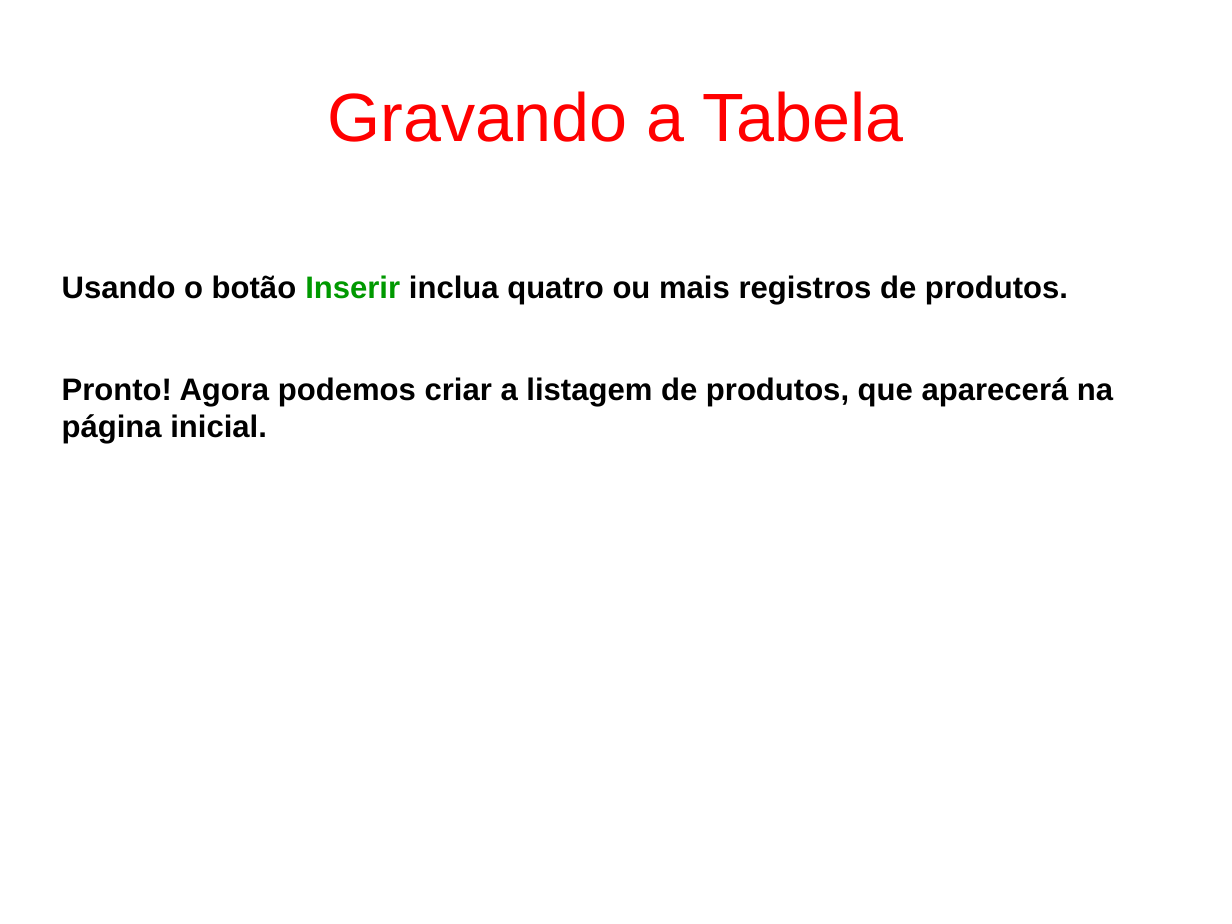
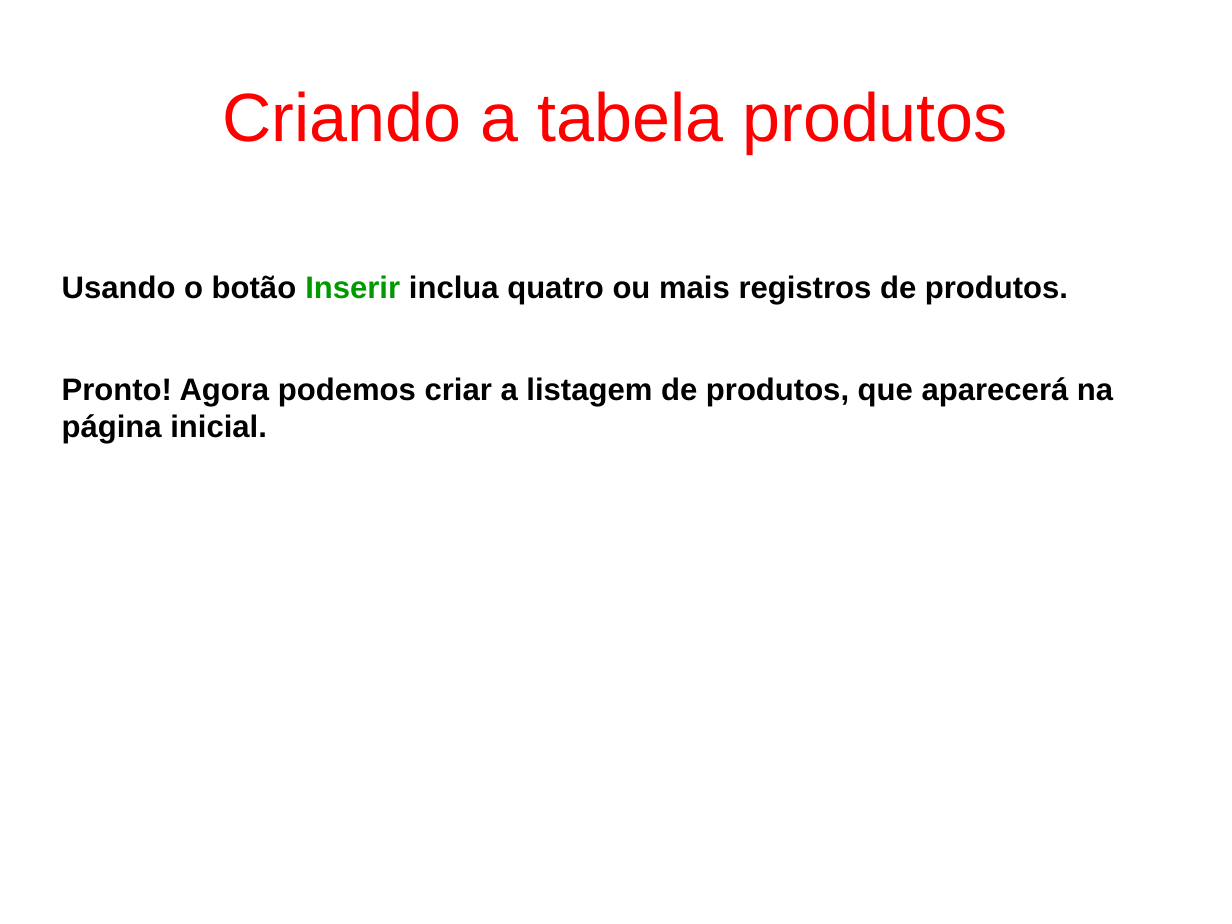
Before and after one commit to fgsl/lojasacme, a slide deck: slide 43 of docs/tutorial.odp. Drawn at 1232x924 pixels with LibreOffice and Linux fonts; fonts in the diff are those of the drawing. Boxes give left, top, right and bottom in pixels: in the first picture for what was removed or moved away, otherwise in the second. Text is boxed around its words. In the diff, an @@ line names an element or a change of style, - is before the commit and + after.

```diff
--- a/docs/tutorial.odp
+++ b/docs/tutorial.odp
@@ title at (223, 91, 1008, 153): text changed @@
-Gravando a Tabela
+Criando a tabela produtos
```
Also in this commit, not shown: 1 other slide changed.
